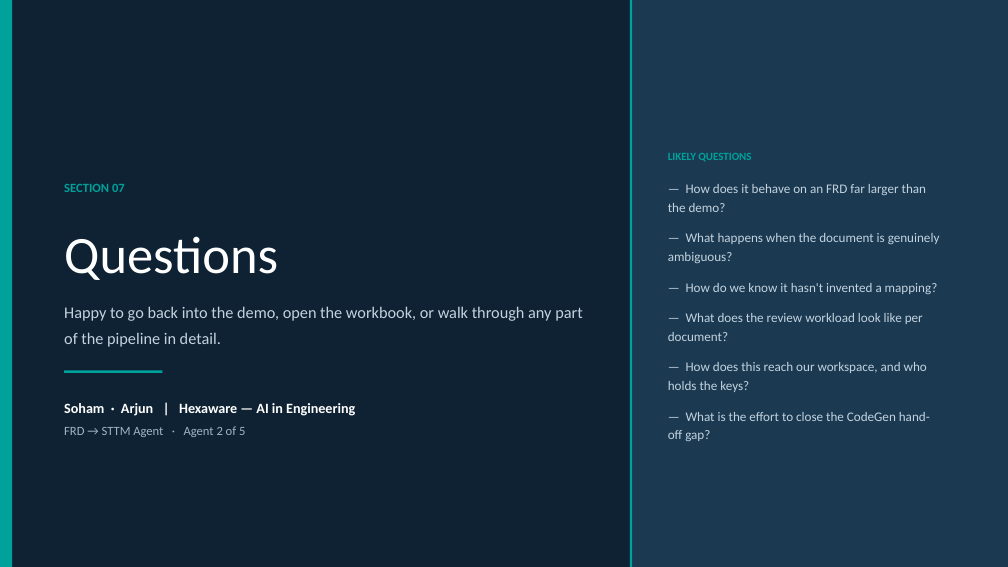
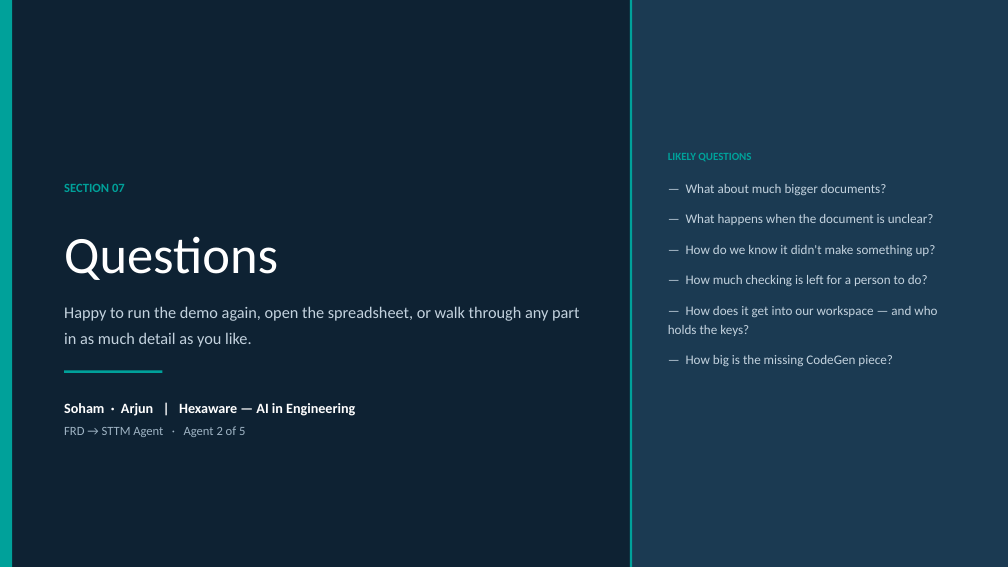
Before and after one commit to ArjunP4Hexaware/frd-to-sttm-agent-v2, a slide deck: slide 13 of docs/FRD_to_STTM_Agent_Demo.pptx. Drawn at 1008x567 pixels with LibreOffice and Linux fonts; fonts in the diff are those of the drawing. Boxes give left, top, right and bottom in pixels: in the first picture for what was removed or moved away, otherwise in the second. Text is boxed around its words. In the diff, an @@ line names an element or a change of style, - is before the commit and + after.

```diff
--- a/docs/FRD_to_STTM_Agent_Demo.pptx
+++ b/docs/FRD_to_STTM_Agent_Demo.pptx
@@ text at <box>668,184,937,366</box>: text changed @@
-— How does it behave on an FRD far larger than the demo?
-— What happens when the document is genuinely ambiguous?
-— How do we know it hasn't invented a mapping?
-— What does the review workload look like per document?
-— How does this reach our workspace, and who holds the keys?
-— What is the effort to close the CodeGen hand-off gap?
+— What about much bigger documents?
+— What happens when the document is unclear?
+— How do we know it didn't make something up?
+— How much checking is left for a person to do?
+— How does it get into our workspace — and who holds the keys?
+— How big is the missing CodeGen piece?
@@ text at <box>64,306,579,347</box>: text changed @@
-Happy to go back into the demo, open the workbook, or walk through any part of the pipeline in detail.
+Happy to run the demo again, open the spreadsheet, or walk through any part in as much detail as you like.
```
Also in this commit, not shown: 12 other slides changed, 1 other file.
